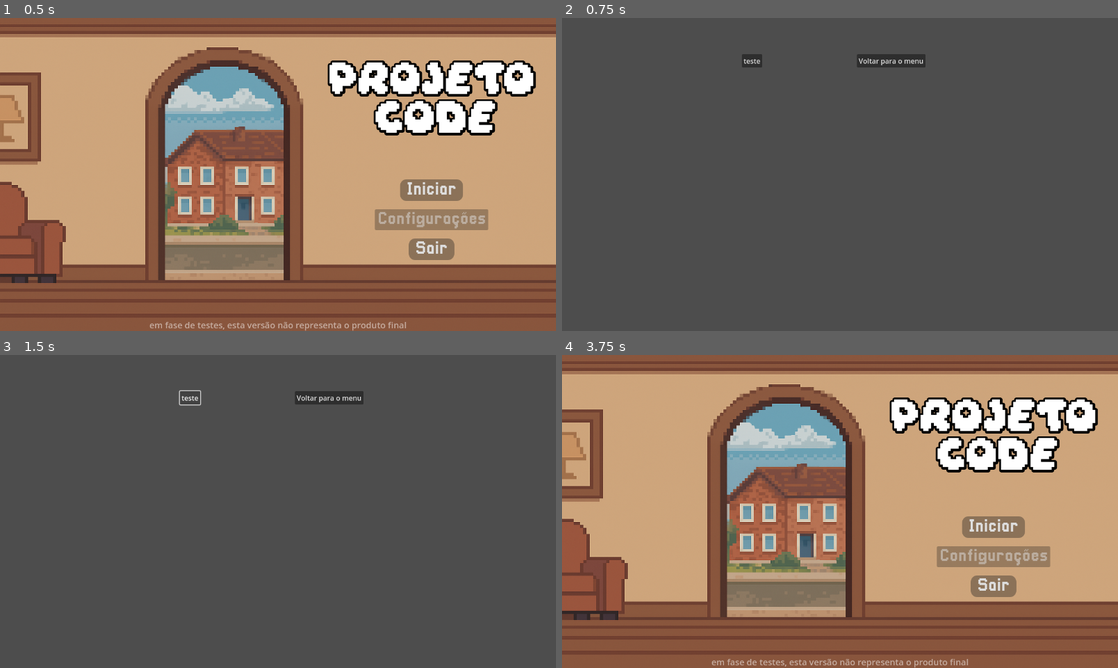
Above: before the commit, frames 1-4 (two rows, left to right).
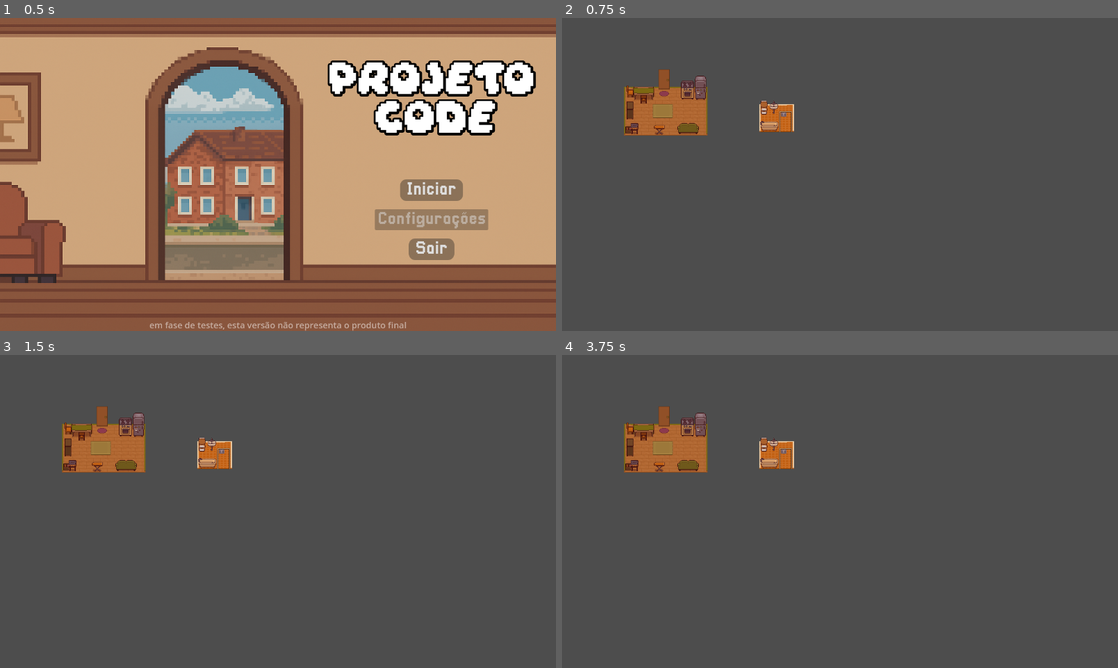
Above: after the commit, the same moments.

Repository: ggxrc/projeto-code
Game: Godot game, scene res://scenes/orquestrator/Orquestrador.tscn
Same seed, same stepped clock (60 frames per second), same inputs: the game is played once before the commit and once after it.
Inputs (mouse positions are in pixels of both pictures, inside the frame that each line leads up to):
- Up to frame 1 (0.5 s): no input
- Up to frame 2 (0.75 s): click "Iniciar" at 0.5 s
- Up to frame 3 (1.5 s): click (189, 398) at 1.25 s, where only the run before the commit has a clickable "teste"
- Up to frame 4 (3.75 s): click (751, 398) at 2 s, where only the run before the commit has a clickable "teste"; click (751, 398) at 2.75 s, where only the run before the commit has a clickable "teste"; click (890, 398) at 3.5 s, where only the run before the commit has a clickable "Voltar para o menu"

Frame 1 is identical in both runs. In frame 2, 3.7% of the frame differs, in the area x 11-66%, y 11-38%; in frame 3, 3.7%; in frame 4, 99%, in the area x 0-100%, y 0-100%.

Commit message:
consertado o bug do botão Iniciar

Diff:
--- a/scenes/orquestrator/Orquestrador.gd
+++ b/scenes/orquestrator/Orquestrador.gd
@@ -28,7 +28,7 @@
 	scene_transition(menu_principal)
 
 func _on_iniciar_pressed() -> void:
-	scene_transition(level_selection)
+	scene_transition(prologue)
 
 
 func _on_sair_pressed() -> void:
